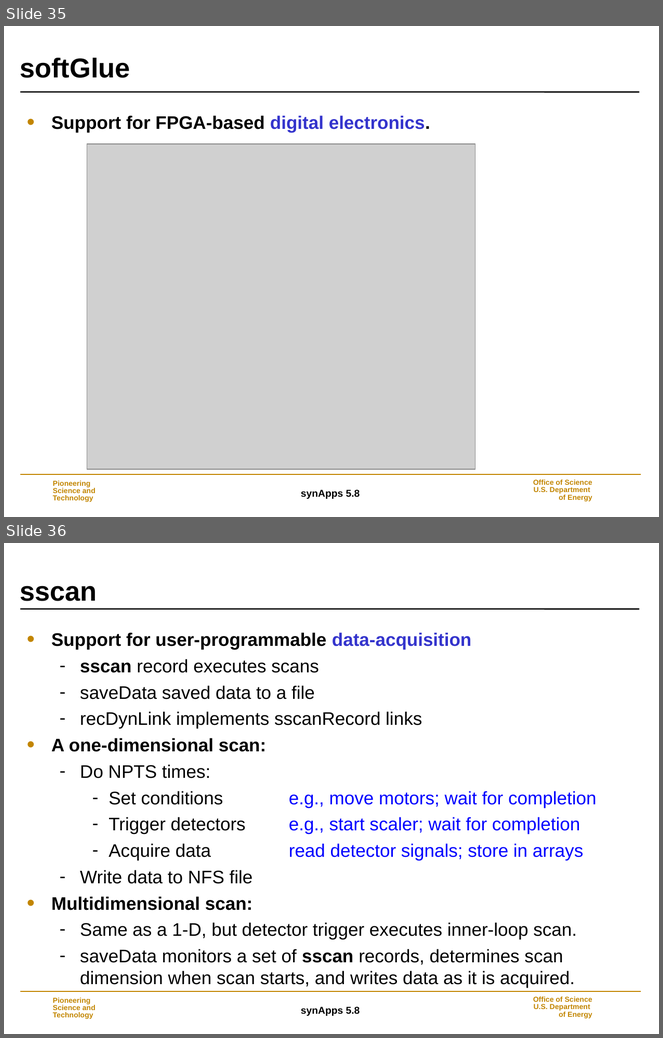
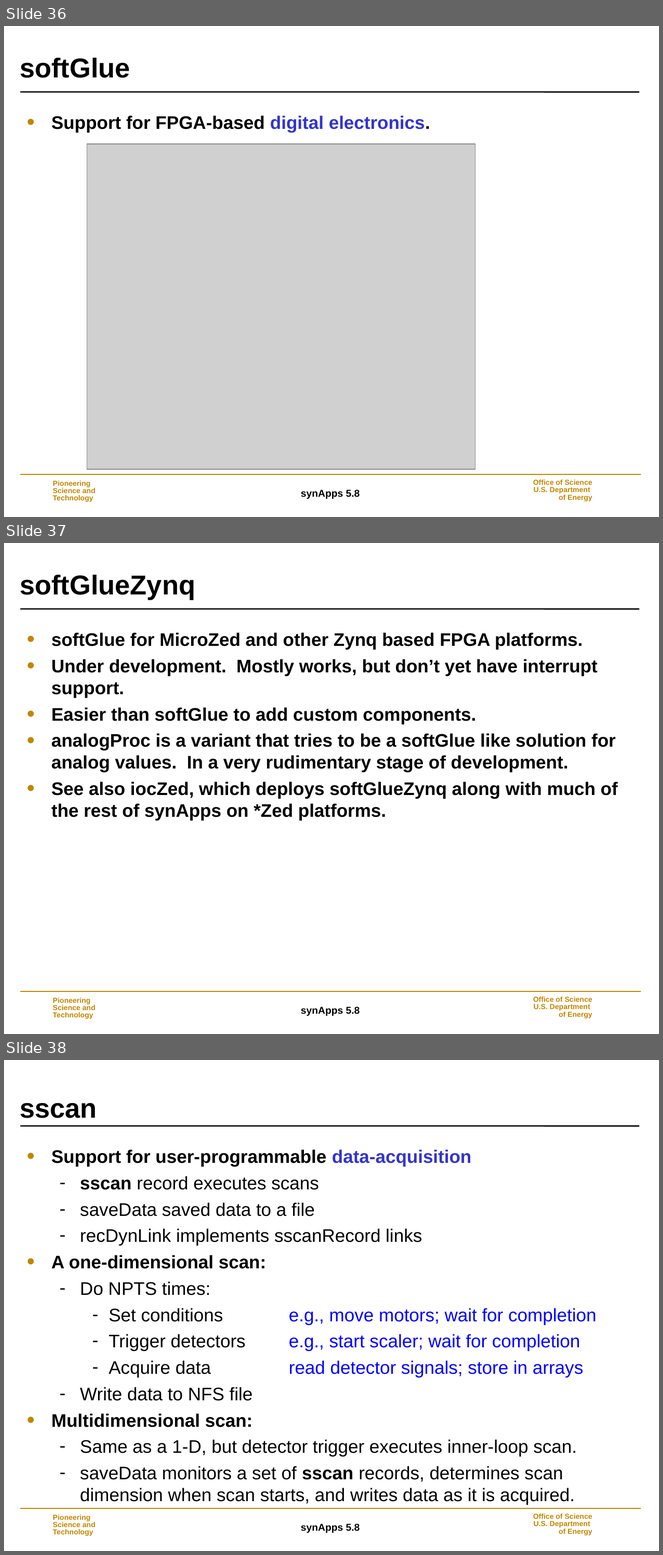
Before and after one commit to EPICS-synApps/documentation, a slide deck: IntroToSynApps.ppt. Shown one above the other, each under a label of ours: slides 35 and 36 before the commit, slides 36, 37 and 38 after it. The pictures are 663x1038 and 663x1555 pixels, drawn with LibreOffice and Linux fonts; fonts in the diff are those of the drawing; grey boxes stand for pictures; background and template pictures are left out. Boxes give left, top, right and bottom in pixels: in the first picture for what was removed or moved away, otherwise in the second. Text is boxed around its words. In the diff, an @@ line names an element or a change of style, - is before the commit and + after.

Commit message:
Updated with softGlueZynq and iocZed

```diff
--- a/IntroToSynApps.ppt
+++ b/IntroToSynApps.ppt
@@ slide 37 added at bbox=[4, 543, 659, 1034], background #FFFFFF; not listed: 5 template elements that a slide beside it also shows @@
@@ title added at bbox=[20, 575, 195, 600], 30 pt, text #000000, bold @@
+softGlueZynq
@@ text added at bbox=[51, 632, 618, 821], 20 pt, text #000000, bold @@
+• softGlue for MicroZed and other Zynq based FPGA platforms.
+• Under development. Mostly works, but don’t yet have interrupt support.
+• Easier than softGlue to add custom components.
+• analogProc is a variant that tries to be a softGlue like solution for analog values. In a very rudimentary stage of development.
+• See also iocZed, which deploys softGlueZynq along with much of the rest of synApps on *Zed platforms.
@@ what was slide 35 is now slide 36 @@
@@ what was slide 36 is now slide 38 @@
```
Also in this commit, not shown: 2 slides changed, 2 other slides added.
